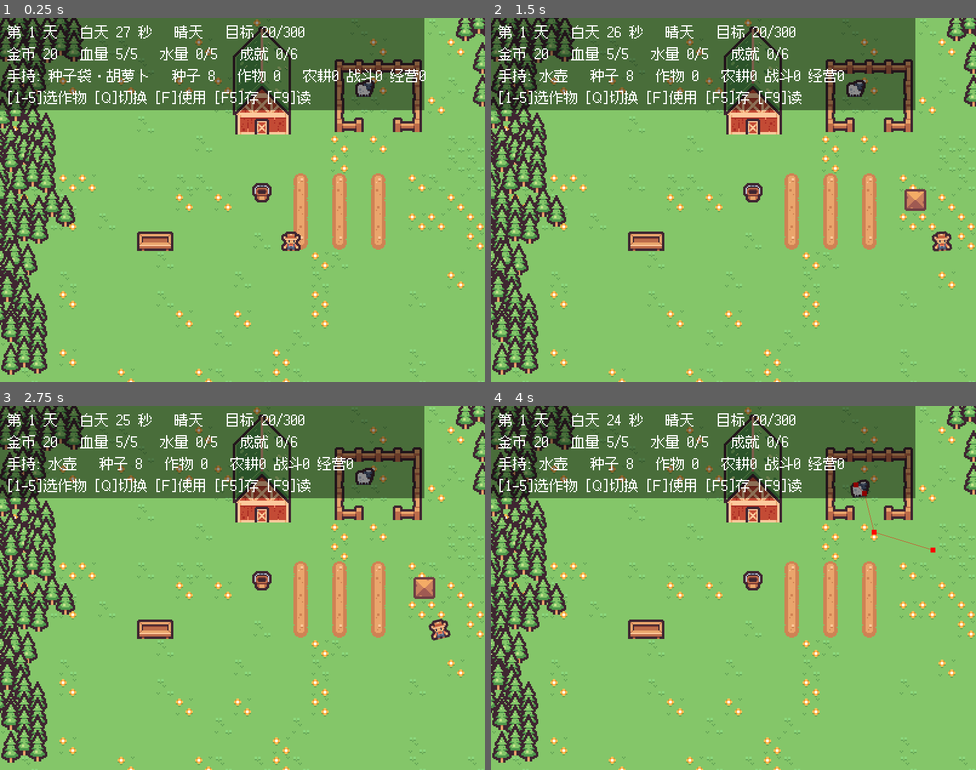
Above: before the commit, frames 1-4 (two rows, left to right).
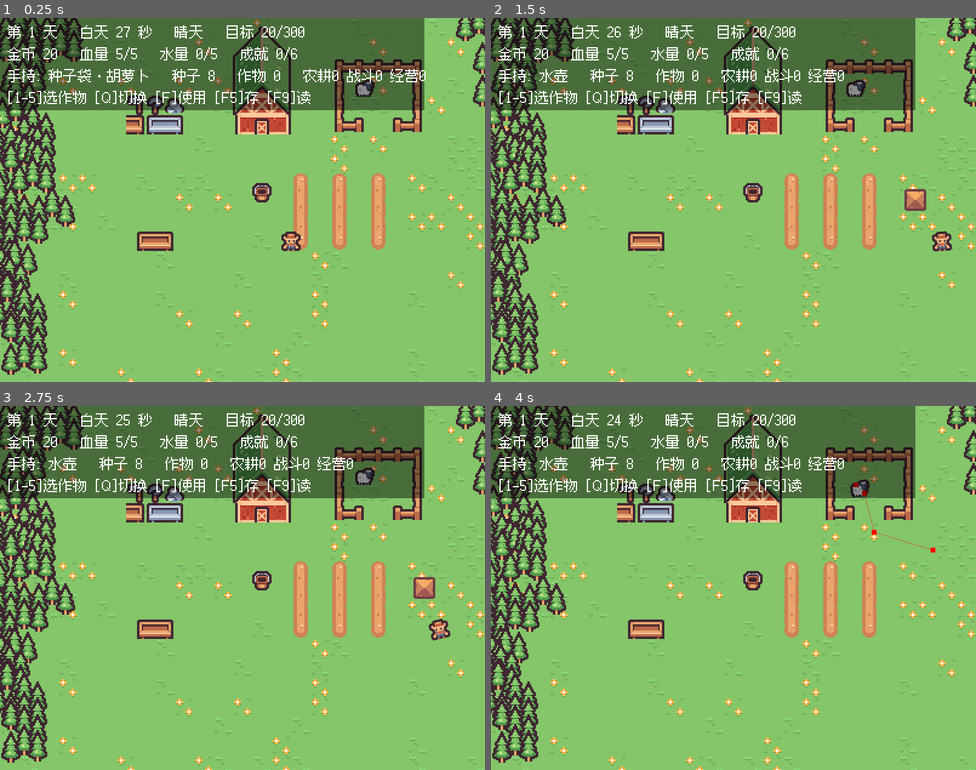
Above: after the commit, the same moments.

Repository: 01821/farm-fight-game
Game: Godot game, scene res://Scenes/base_level.tscn
Same seed, same stepped clock (60 frames per second), same inputs: the game is played once before the commit and once after it. Sound files missing from this copy of the repository are replaced by a short silence.
Inputs:
- Up to frame 1 (0.25 s): no input
- Up to frame 2 (1.5 s): tap Enter at 0.5 s; hold F (use_item) 0.53-1.28 s; hold D (right) from 0.53 s (still down); tap Space (jump) at 0.77 s; tap Q (cycle_item) at 1.35 s
- Up to frame 3 (2.75 s): tap Space (jump) at 1.52, 2 s; tap F (use_item) at 1.55 s; release D (right) at 2.03 s; hold A (left) from 2.03 s (still down); hold F (use_item) from 2.03 s (still down); tap 1 (item_1) at 2.1 s
- Up to frame 4 (4 s): release A (left) at 2.78 s; release F (use_item) at 2.78 s; hold D (right) from 2.78 s (still down); tap 2 (item_2) at 2.85 s; tap Space (jump) at 3.02, 3.77 s; tap F (use_item) at 3.05 s; hold F (use_item) from 3.53 s (still down); tap 3 (item_3) at 3.6 s

The runs differ from the first frame. In frame 1, 0.9% of the frame differs, in the area x 26-38%, y 21-32%; in frame 2, 0.9%; in frame 3, 0.9%; in frame 4, 0.9%.

Commit message:
feat(farm): 加工坊 —— 生作物做成成品，价值翻倍（16 项清单第 11 项）

Diff:
--- a/Scenes/base_level.tscn
+++ b/Scenes/base_level.tscn
@@ -20,6 +20,7 @@
 [ext_resource type="Script" path="res://Scripts/Global/Weather.gd" id="16_weather"]
 [ext_resource type="Script" path="res://Scripts/Global/Achievements.gd" id="17_ach"]
 [ext_resource type="PackedScene" path="res://Scenes/buildings/mine_entrance.tscn" id="18_mine"]
+[ext_resource type="PackedScene" path="res://Scenes/buildings/mill.tscn" id="19_mill"]
 
 [sub_resource type="TileSetAtlasSource" id="TileSetAtlasSource_4rblm"]
 texture = ExtResource("2_5s04l")
@@ -941,6 +942,12 @@
 [node name="MineEntrance" parent="level/Static" instance=ExtResource("18_mine")]
 position = Vector2(350, 180)
 
+; 加工坊。同样**必须离农田 30px 以上**（农田 x 248~312 / y 136~184），
+; 否则站在那格按 F 会被建筑分支抢走、种不了地。
+; (128,96) 离最近的农田格约 126px。
+[node name="Mill" parent="level/Static" instance=ExtResource("19_mill")]
+position = Vector2(128, 96)
+
 [node name="Animals" type="Node2D" parent="level" unique_id=2113591457]
 
 [node name="base_animal" parent="level/Animals" unique_id=209559319 instance=ExtResource("8_0k83q")]
--- /dev/null
+++ b/Scenes/buildings/mill.tscn
@@ -0,0 +1,34 @@
+[gd_scene load_steps=4 format=3]
+
+[ext_resource type="Script" path="res://Scripts/buildings/mill.gd" id="1_mill"]
+[ext_resource type="Texture2D" path="res://Assets/kenney_tiny-farm/Tilemap/tilemap_packed.png" id="2_farm"]
+
+[sub_resource type="CircleShape2D" id="CircleShape2D_mill"]
+radius = 26.0
+
+; 加工坊：一栋谷仓。用的是农场自己的素材包（kenney_tiny-farm，16×16 格子），
+; 取底部那几格拼出一间 3×2 的屋子。
+[node name="Mill" type="Node2D"]
+script = ExtResource("1_mill")
+
+[node name="Sprite2D" type="Sprite2D" parent="."]
+position = Vector2(0, -16)
+texture = ExtResource("2_farm")
+region_enabled = true
+region_rect = Rect2(48, 112, 48, 32)
+
+; 玩家走近时亮起来的提示（平时隐藏）
+[node name="ActiveSprite" type="Sprite2D" parent="."]
+visible = false
+position = Vector2(0, -44)
+texture = ExtResource("2_farm")
+region_enabled = true
+region_rect = Rect2(160, 160, 16, 16)
+
+[node name="InteractionArea" type="Area2D" parent="."]
+collision_layer = 0
+collision_mask = 2
+
+[node name="CollisionShape2D" type="CollisionShape2D" parent="InteractionArea"]
+position = Vector2(0, -14)
+shape = SubResource("CircleShape2D_mill")
--- a/Scripts/Characters/player.gd
+++ b/Scripts/Characters/player.gd
@@ -42,6 +42,11 @@
 var animal_goods: int = 0
 ## 累计收过多少畜产（统计用，只增不减）
 var total_goods: int = 0
+## 篮子里**加工品**的总价值。加工品不分类别，只记值多少钱 ——
+## 这样不用为每种作物单独做一套成品图标和数据。
+var processed_value: int = 0
+## 累计加工出来的总价值（统计用）
+var total_processed: int = 0
 
 ## 当前重叠的水源数量（站在水源旁自动补水）
 var _water_source_count: int = 0
@@ -185,6 +190,16 @@
 func goods_total() -> int:
 	return animal_goods
 
+## 加工坊做出来的成品（价值记账，不分类别）
+func add_processed(value: int) -> void:
+	if value <= 0:
+		return
+	processed_value += value
+	total_processed += value
+
+func has_processed() -> bool:
+	return processed_value > 0
+
 func add_harvest(type_id: int, n: int = 1) -> void:
 	if not CropData.is_valid(type_id):
 		return
@@ -261,6 +276,7 @@
 		"seed_type": seed_type, "active_item": active_item,
 		"total_harvested": total_harvested, "total_kills": total_kills,
 		"animal_goods": animal_goods, "total_goods": total_goods,
+		"processed_value": processed_value, "total_processed": total_processed,
 		"pos_x": global_position.x, "pos_y": global_position.y,
 	}
 
@@ -274,6 +290,8 @@
 	total_kills = maxi(0, int(d.get("total_kills", 0)))
 	animal_goods = maxi(0, int(d.get("animal_goods", 0)))
 	total_goods = maxi(0, int(d.get("total_goods", 0)))
+	processed_value = maxi(0, int(d.get("processed_value", 0)))
+	total_processed = maxi(0, int(d.get("total_processed", 0)))
 	_read_counts(d.get("seeds", null), seeds)
 	_read_counts(d.get("harvested", null), harvested)
 	global_position = Vector2(
--- a/Scripts/Interaction/farm_controller.gd
+++ b/Scripts/Interaction/farm_controller.gd
@@ -14,6 +14,7 @@
 @onready var market: Market = $"../level/Static/Market"
 @onready var cycle: DayCycle = $"../DayCycle"
 @onready var mine_entrance: MineEntrance = get_node_or_null("../level/Static/MineEntrance") as MineEntrance
+@onready var mill: Mill = get_node_or_null("../level/Static/Mill") as Mill
 
 var goal_reached: bool = false
 
@@ -64,6 +65,9 @@
 	# 矿洞口优先：站上去按 F 就下矿（和手持什么都无关）
 	if mine_entrance != null and mine_entrance.is_player_inside():
 		return mine_entrance.enter_mine()
+	# 加工坊：站着按 F 就把篮里的生作物做成成品（也和手持什么无关）
+	if mill != null and mill.is_player_inside():
+		return mill.process_crops(player) > 0
 	# 站在商店里，交易优先
 	if market.is_player_inside():
 		match player.active_item:
--- a/Scripts/buildings/market.gd
+++ b/Scripts/buildings/market.gd
@@ -68,8 +68,17 @@
 			detail += "、"
 		detail += "%s x%d" % [AnimalProduct.GOODS_NAME, goods]
 		player.animal_goods = 0
+	# 加工品：价值直接记账，不分类别
+	if player.has_processed():
+		var pv: int = player.processed_value
+		base_total += pv
+		count += 1
+		if detail != "":
+			detail += "、"
+		detail += "%s（值 %d）" % [Mill.PRODUCT_NAME, pv]
+		player.processed_value = 0
 	if count <= 0:
-		print("[商店] 篮子是空的，先去收获作物或者收畜产")
+		print("[商店] 篮子是空的，先去收获作物 / 收畜产 / 加工")
 		return false
 	var total: int = int(round(float(base_total) * Progression.sell_multiplier()))
 	player.money += total
--- /dev/null
+++ b/Scripts/buildings/mill.gd
@@ -0,0 +1,75 @@
+class_name Mill extends Node2D
+
+## 加工坊：把**生的作物**做成**成品**，价值翻倍。
+##
+## 为什么要有它：作物直接卖是"种得多赚得多"，一条直线。
+## 加工给了第二条曲线 —— 同样的地，**愿不愿意多跑一趟**换双倍价钱。
+## 成品不占作物的格子，只记一个"价值"，所以不用为每种作物单独做成品图标。
+##
+## 交互方式照抄商店 / 水源：预建的 InteractionArea + body_entered/exited。
+
+## 加工后的价值倍率
+const MULTIPLIER: float = 2.0
+const PRODUCT_NAME: String = "加工品"
+
+var _player_inside: bool = false
+
+@onready var area: Area2D = $InteractionArea
+@onready var active_sprite: Sprite2D = $ActiveSprite
+
+func _ready() -> void:
+	area.body_entered.connect(_on_body_entered)
+	area.body_exited.connect(_on_body_exited)
+
+func is_player_inside() -> bool:
+	return _player_inside
+
+## 把篮子里的生作物全部加工掉。
+## 返回这次加工出来的价值；没东西可加工就返回 0。
+func process_crops(player: Player) -> int:
+	if player == null:
+		return 0
+	var base: int = 0
+	var count: int = 0
+	var detail: String = ""
+	for type_id in range(player.harvested.size()):
+		var n: int = player.harvested[type_id]
+		if n <= 0:
+			continue
+		base += n * CropData.sell_price(type_id)
+		count += n
+		if detail != "":
+			detail += "、"
+		detail += "%s x%d" % [CropData.name_of(type_id), n]
+		player.harvested[type_id] = 0
+	if count <= 0:
+		print("[加工坊] 篮子里没有生作物，先去收点东西")
+		return 0
+	var value: int = int(round(float(base) * MULTIPLIER))
+	player.add_processed(value)
+	Sfx.play("buy")
+	print("[加工坊] 把 ", detail, " 做成了 ", PRODUCT_NAME, "：", base, " → ", value,
+		" 金（x", MULTIPLIER, "）")
+	return value
+
+## 现在加工能多赚多少（给提示文字用）
+func preview_gain(player: Player) -> int:
+	if player == null:
+		return 0
+	var base: int = 0
+	for type_id in range(player.harvested.size()):
+		base += player.harvested[type_id] * CropData.sell_price(type_id)
+	return int(round(float(base) * MULTIPLIER)) - base
+
+func _on_body_entered(body: Node2D) -> void:
+	if body is Player:
+		_player_inside = true
+		if active_sprite != null:
+			active_sprite.visible = true
+		print("[加工坊] 按 F 把篮里的作物做成", PRODUCT_NAME, "（价值 x", MULTIPLIER, "）")
+
+func _on_body_exited(body: Node2D) -> void:
+	if body is Player:
+		_player_inside = false
+		if active_sprite != null:
+			active_sprite.visible = false
--- a/Tests/test_animal.gd
+++ b/Tests/test_animal.gd
@@ -139,5 +139,87 @@
 	_check("读档读回累计畜产", _player.total_goods == 9)
 	_check("收获篮总数把畜产也算进去了", _player.basket_total() >= 3)
 
+	print("--- 加工坊：生的做成成品，价值翻倍 ---")
+	var mill := _level.get_node_or_null("level/Static/Mill") as Mill
+	_check("农场里摆了加工坊", mill != null)
+
+	# ★ 和矿洞口一样的守门断言：建筑不能压在农田上，
+	#   否则站在那格按 F 会被建筑分支抢走、种不了地（真踩过）。
+	var land := _level.get_node("Land") as FarmLand
+	var clash: int = 0
+	var nearest: float = INF
+	for c in land.get_used_cells():
+		if not land.is_farmland(c):
+			continue
+		var w: Vector2 = land.to_global(land.map_to_local(c))
+		var dd: float = w.distance_to(mill.global_position)
+		nearest = minf(nearest, dd)
+		if dd < 30.0:
+			clash += 1
+	print("  INFO 加工坊离最近的农田 ", snappedf(nearest, 0.1), " px")
+	_check("加工坊没有压在任何农田上", clash == 0)
+
+	if mill != null:
+		var p3 := _player
+		p3.harvested = [0, 0, 0, 0, 0]
+		p3.processed_value = 0
+		_check("篮子空的时候加工不了", mill.process_crops(p3) == 0)
+
+		# 放两株 0 号作物进去
+		p3.harvested[0] = 2
+		var raw: int = 2 * CropData.sell_price(0)
+		var gain_preview: int = mill.preview_gain(p3)
+		print("  INFO 2 株 ", CropData.name_of(0), " 生卖 ", raw, " 金，加工后多赚 ", gain_preview)
+		_check("预览能算出多赚多少", gain_preview == int(round(float(raw) * Mill.MULTIPLIER)) - raw)
+
+		var made: int = mill.process_crops(p3)
+		print("  INFO 加工产出价值 ", made, "（生卖只有 ", raw, "）")
+		_check("加工产出比生卖多", made > raw)
+		_check("正好是倍率关系", made == int(round(float(raw) * Mill.MULTIPLIER)))
+		_check("生作物被消耗掉了", p3.harvested[0] == 0)
+		_check("成品的价值记在玩家身上", p3.processed_value == made)
+		_check("加工完就不能再加工一次了", mill.process_crops(p3) == 0)
+
+		print("--- 加工品也在商店卖 ---")
+		var money1: int = p3.money
+		var pv: int = p3.processed_value
+		p3.global_position = _market.global_position
+		await _step(4)
+		var ok3: bool = _market.sell_crops(p3)
+		await _step(2)
+		print("  INFO 卖加工品：", money1, " → ", p3.money, "（成品值 ", pv, "）")
+		_check("加工品卖得掉", ok3)
+		_check("加工品清空了", p3.processed_value == 0)
+		_check("★ 钱真的进账了", p3.money >= money1 + pv)
+
+	print("--- 三条收入线一起卖 ---")
+	_player.money = 0
+	_player.harvested = [0, 0, 0, 0, 0]
+	_player.harvested[0] = 1              # 作物
+	_player.animal_goods = 1              # 畜产
+	_player.processed_value = 20          # 加工品
+	var expected: int = CropData.sell_price(0) + AnimalProduct.PRICE + 20
+	_player.global_position = _market.global_position
+	await _step(4)
+	var ok4: bool = _market.sell_crops(_player)
+	await _step(2)
+	print("  INFO 一次卖出三条线的货，进账 ", _player.money, "（预期至少 ", expected, "）")
+	_check("一次全卖掉", ok4)
+	_check("三条线的钱都算上了", _player.money >= expected)
+	_check("三样都清空了",
+		_player.harvested[0] == 0 and _player.goods_total() == 0 and _player.processed_value == 0)
+
+	print("--- 加工品要能存档 ---")
+	_player.processed_value = 33
+	_player.total_processed = 77
+	var pd2: Dictionary = _player.to_save_data()
+	_check("存档里记了成品的价值", int(pd2.get("processed_value", -1)) == 33)
+	_check("存档里记了累计加工值", int(pd2.get("total_processed", -1)) == 77)
+	_player.processed_value = 0
+	_player.total_processed = 0
+	_player.apply_save_data(pd2)
+	_check("读档读回成品价值", _player.processed_value == 33)
+	_check("读档读回累计加工值", _player.total_processed == 77)
+
 	print("RESULT fail=", _fail)
 	get_tree().quit()
Not shown, added: Scripts/buildings/mill.gd.uid
